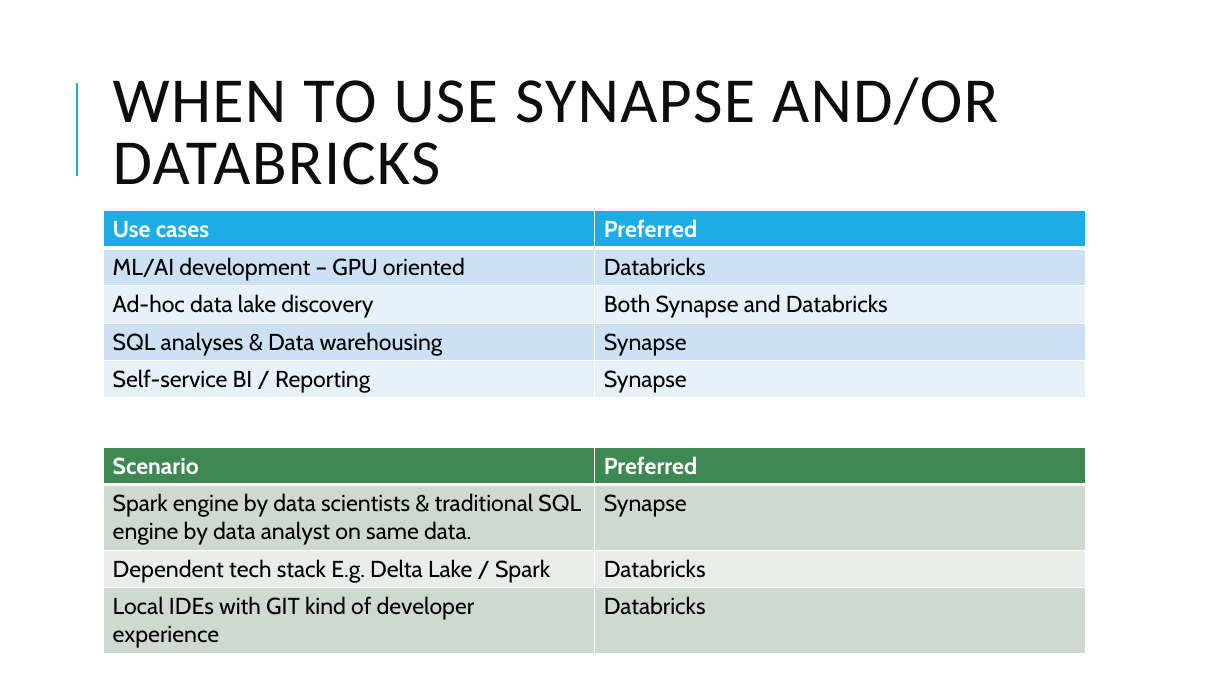
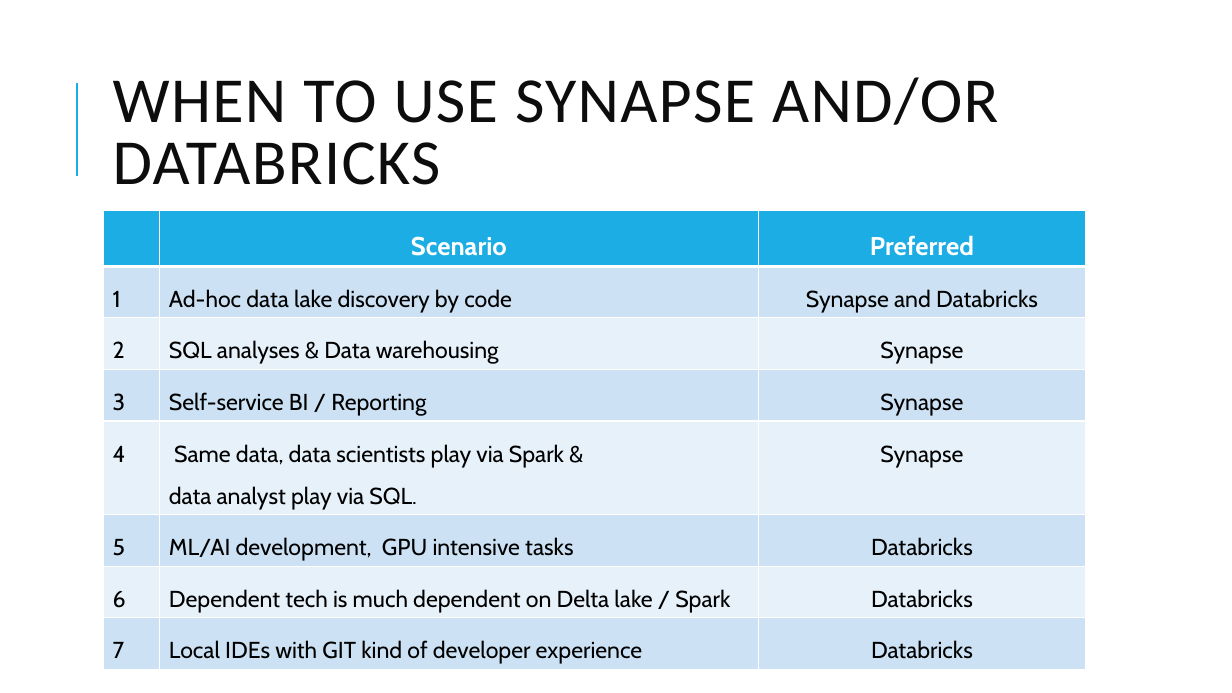
Before and after one commit to dinesarun/common, a slide deck: slide 16 of sessions/GAB 2021/Choosing right Data Service.pptx (slide 17 before the commit). Drawn at 1232x693 pixels with LibreOffice and Linux fonts; fonts in the diff are those of the drawing. Boxes give left, top, right and bottom in pixels: in the first picture for what was removed or moved away, otherwise in the second. Text is boxed around its words. In the diff, an @@ line names an element or a change of style, - is before the commit and + after.

```diff
--- a/sessions/GAB 2021/Choosing right Data Service.pptx
+++ b/sessions/GAB 2021/Choosing right Data Service.pptx
@@ table at <box>104,210,1086,668</box> @@
-Use cases | Preferred
-ML/AI development – GPU oriented | Databricks
-Ad-hoc data lake discovery | Both Synapse and Databricks
-SQL analyses & Data warehousing | Synapse
-Self-service BI / Reporting | Synapse
+ | Scenario | Preferred
+1 | Ad-hoc data lake discovery by code | Synapse and Databricks
+2 | SQL analyses & Data warehousing | Synapse
+3 | Self-service BI / Reporting | Synapse
+4 | Same data, data scientists play via Spark & / data analyst play via SQL. | Synapse
+5 | ML/AI development, GPU intensive tasks | Databricks
+6 | Dependent tech is much dependent on Delta lake / Spark | Databricks
+7 | Local IDEs with GIT kind of developer experience | Databricks
@@ table removed at <box>104,447,1087,652</box>, 4 rows, 2 columns @@
-Scenario | Preferred
-Spark engine by data scientists & traditional SQL engine by data analyst on same data. | Synapse
-Dependent tech stack E.g. Delta Lake / Spark | Databricks
-Local IDEs with GIT kind of developer experience | Databricks
```
Also in this commit, not shown: 15 other slides changed, 3 slides added, 2 slides removed.
